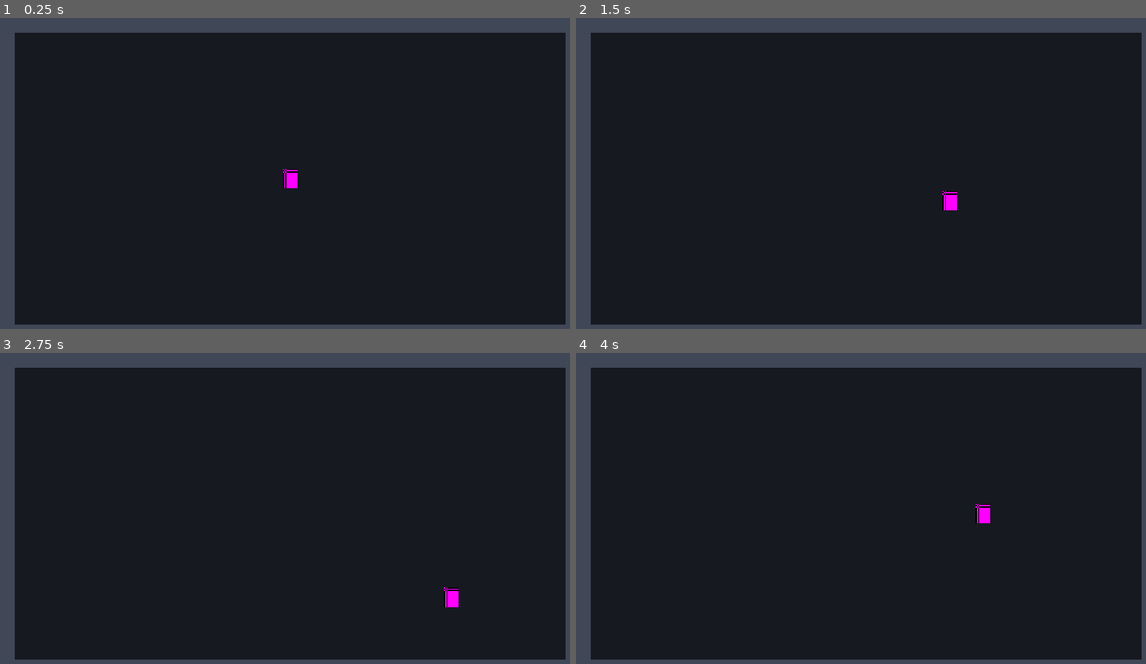
Above: before the commit, frames 1-4 (two rows, left to right).
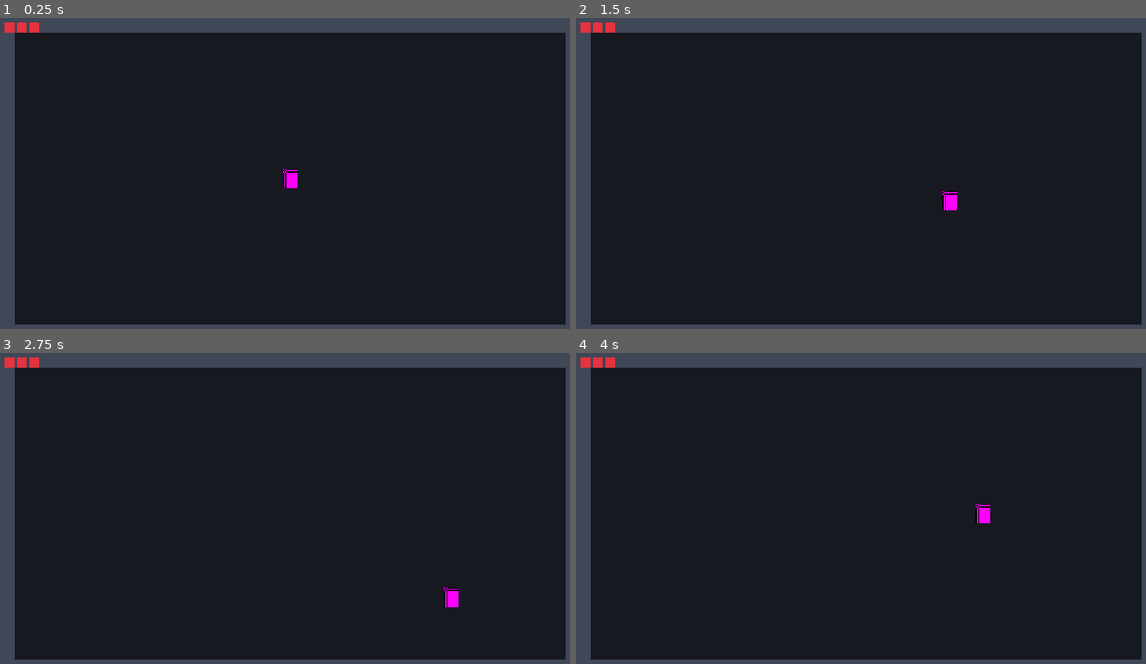
Above: after the commit, the same moments.

Repository: jaredoka/pale-orbit
Game: Godot game, scene res://scenes/main/Main.tscn
Two runs of this game, one before a commit and one after it. Both use one fixed random seed, a clock stepped at 60 frames per second and the inputs below.
Inputs:
- Up to frame 1 (0.25 s): no input
- Up to frame 2 (1.5 s): tap Enter at 0.5 s; hold D (move_right) 0.53-1.28 s; hold S (move_down) from 1.28 s (still down)
- Up to frame 3 (2.75 s): release S (move_down) at 2.03 s; hold D (move_right) from 2.03 s (still down)
- Up to frame 4 (4 s): release D (move_right) at 2.78 s; hold W (move_up) 2.78-3.53 s; hold A (move_left) from 3.53 s (still down)

The runs differ from the first frame. In frame 1, 0.2% of the frame differs, in the area x 0-7%, y 1-5%; in frame 2, 0.2%; in frame 3, 0.2%; in frame 4, 0.2%.

Commit message:
T06: HUD hearts row reacting to hp_changed (full/half/empty placeholders)
Co-Authored-By: Claude Fable 5 <noreply@anthropic.com>

Diff:
--- a/scenes/main/Main.tscn
+++ b/scenes/main/Main.tscn
@@ -1,7 +1,8 @@
-[gd_scene load_steps=3 format=3 uid="uid://cpaleorbitmain1"]
+[gd_scene load_steps=4 format=3 uid="uid://cpaleorbitmain1"]
 
 [ext_resource type="Script" path="res://scenes/main/main.gd" id="1_main"]
 [ext_resource type="PackedScene" path="res://scenes/player/Player.tscn" id="2_player"]
+[ext_resource type="PackedScene" path="res://scenes/ui/HUD.tscn" id="3_hud"]
 
 [node name="Main" type="Node2D"]
 script = ExtResource("1_main")
@@ -15,3 +16,5 @@
 [node name="ProjectileLayer" type="Node2D" parent="."]
 
 [node name="UILayer" type="CanvasLayer" parent="."]
+
+[node name="HUD" parent="UILayer" instance=ExtResource("3_hud")]
--- /dev/null
+++ b/scenes/ui/HUD.tscn
@@ -0,0 +1,13 @@
+[gd_scene load_steps=2 format=3 uid="uid://cpaleorbithud1"]
+
+[ext_resource type="Script" path="res://scenes/ui/hud.gd" id="1_hud"]
+
+[node name="HUD" type="Control"]
+layout_mode = 3
+anchors_preset = 15
+anchor_right = 1.0
+anchor_bottom = 1.0
+offset_left = 8.0
+offset_top = 8.0
+mouse_filter = 2
+script = ExtResource("1_hud")
--- /dev/null
+++ b/scenes/ui/hud.gd
@@ -0,0 +1,33 @@
+extends Control
+## HUD hearts row (top-left): full/half/empty drawn as placeholder shapes until M4.
+## Reacts to GameState.hp_changed (UI-1).
+
+const HEART_SIZE := 8.0
+const HEART_GAP := 2.0
+const COLOR_FULL := Color(0.9, 0.2, 0.25)
+const COLOR_EMPTY := Color(0.25, 0.25, 0.3)
+
+var _current: float = 0.0
+var _max: float = 0.0
+
+
+func _ready() -> void:
+	GameState.hp_changed.connect(_on_hp_changed)
+	_on_hp_changed(GameState.current_hp, GameState.max_hp)
+
+
+func _on_hp_changed(current: float, maximum: float) -> void:
+	_current = current
+	_max = maximum
+	queue_redraw()
+
+
+func _draw() -> void:
+	for i in int(ceilf(_max)):
+		var x := i * (HEART_SIZE + HEART_GAP)
+		draw_rect(Rect2(x, 0, HEART_SIZE, HEART_SIZE), COLOR_EMPTY)
+		var fill := clampf(_current - i, 0.0, 1.0)
+		if fill >= 1.0:
+			draw_rect(Rect2(x, 0, HEART_SIZE, HEART_SIZE), COLOR_FULL)
+		elif fill >= 0.5:
+			draw_rect(Rect2(x, 0, HEART_SIZE / 2.0, HEART_SIZE), COLOR_FULL)
Not shown, changed: docs/TASKS.md
